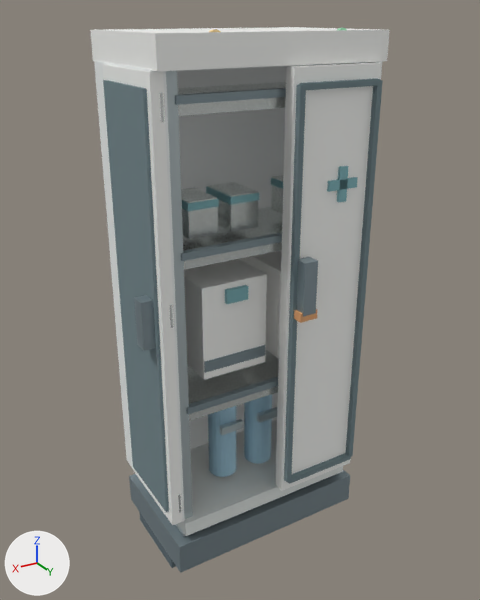
A saved change to the glTF model assets/equipment/mars_general_habitat_repack/models/emergency_supply_lockbox.glb.
Before and after are seen from a 50 mm camera at (1.059, 1.768, 1.763) aimed at (0.016, 0.028, 0.894). Lighting does not change. The marker at lower left points along +X, +Y and +Z. The picture after the commit comes second. Where no turn or scale is listed for an object, it has been applied to the vertices.

In view in the first picture: 'door_seal_rubber_gasket', 'floor_panel_warm_panel', 'left_door_white_painted', 'lower_frame_dark_alloy', 'rear_panel_white_ceramic', 'right_door_gasket_rubber_gasket', 'right_door_handle_dark_alloy', 'right_door_white_painted', 'right_skin_white_ceramic', 'roof_white_painted', 'shelves_satin_steel', 'structural_uprights_alloy', 'supply_modules_white_painted' and 12 more.
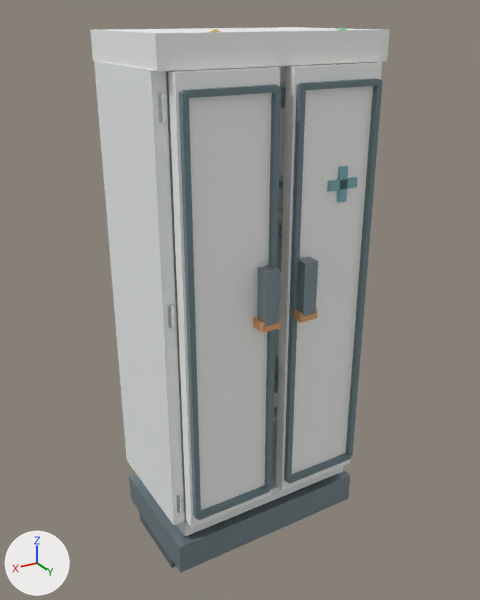
What changed in the scene script:
```text
Change me_right_door_white_painted:
    used by ob_right_door_white_painted; location = (0.0, 0.0, 0.0)
    remove me_right_door_white_painted.from_pydata(...)  # 8 vertices, 12 faces; spans x 0.339..0.375, y -0.119..0.203, z 0.245..1.635
    add me_right_door_white_painted.from_pydata(...)  # 8 vertices, 12 faces; spans x 0.023..0.327, y 0.207..0.245, z 0.245..1.635
    me_right_door_white_painted part 3: the whole mesh is rebuilt
Change me_right_door_handle_dark_alloy:
    used by ob_right_door_handle_dark_alloy; location = (0.0, 0.0, 0.0)
    remove me_right_door_handle_dark_alloy.from_pydata(...)  # 8 vertices, 12 faces; spans x 0.3625..0.4215, y 0.122..0.168, z 0.875..1.025
    add me_right_door_handle_dark_alloy.from_pydata(...)  # 8 vertices, 12 faces; spans x 0.0445..0.0915, y 0.254..0.298, z 0.925..1.095
    me_right_door_handle_dark_alloy part 1: 8 vertices removed from x 0.3625..0.4215, y 0.122..0.168, z 0.875..1.025
    me_right_door_handle_dark_alloy part 2: 8 vertices added at x 0.0445..0.0915, y 0.254..0.298, z 0.925..1.095, forming a box
Add me_right_door_seal_rubber_gasket:
    me_right_door_seal_rubber_gasket.from_pydata(...)  # a box spanning x 0.301..0.319, y 0.243..0.263, z 0.29..1.59; a box spanning x 0.031..0.049, y 0.243..0.263, z 0.29..1.59; a box spanning x 0.04..0.31, y 0.242..0.264, z 0.281..0.299; a box spanning x 0.04..0.31, y 0.242..0.264, z 1.576..1.594
    me_right_door_seal_rubber_gasket.materials.append(mat_rubber_gasket)  # greyish cyan #72868b
Add me_right_door_latch_orange:
    me_right_door_latch_orange.from_pydata(...)  # a box spanning x 0.0365..0.0995, y 0.244..0.296, z 0.9055..0.9345
    me_right_door_latch_orange.materials.append(mat_orange)  # orange #ecad76
Remove ob_right_door_gasket_rubber_gasket:
    ob_right_door_gasket_rubber_gasket = bpy.data.objects.new('right_door_gasket_rubber_gasket', me_right_door_gasket_rubber_gasket)
    ob_right_door_gasket_rubber_gasket.location = (0.0, 0.0, 0.0)
Add ob_right_door_seal_rubber_gasket:
    ob_right_door_seal_rubber_gasket = bpy.data.objects.new('right_door_seal_rubber_gasket', me_right_door_seal_rubber_gasket)
    ob_right_door_seal_rubber_gasket.location = (0.0, 0.0, 0.0)
Add ob_right_door_latch_orange:
    ob_right_door_latch_orange = bpy.data.objects.new('right_door_latch_orange', me_right_door_latch_orange)
    ob_right_door_latch_orange.location = (0.0, 0.0, 0.0)
```

What differs and where, as boxes (x1, y1, x2, y2) in the pictures (480 x 600 px; the box of a moved part takes in the faces that stretch with it):
'right_door_gasket_rubber_gasket', deleted: before (103, 80, 169, 512)
'right_door_seal_rubber_gasket', added: after (179, 84, 281, 520)
'right_door_latch_orange', added: after (253, 317, 281, 333)
part 1 of me_right_door_handle_dark_alloy, deleted: before (134, 295, 155, 351)
part 2 of me_right_door_handle_dark_alloy, added: after (257, 265, 280, 327)
part 3 of me_right_door_white_painted, moved or reshaped: before (103, 64, 182, 525); after (168, 67, 280, 528)
'right_skin_white_ceramic', unchanged, uncovered by the edit: (94, 61, 185, 525) in both
'rear_panel_white_ceramic', unchanged, covered by the edit: before (177, 65, 292, 449); after (178, 65, 292, 421)
'supply_modules_white_painted', unchanged, covered by the edit: before (184, 250, 282, 380); after (275, 250, 282, 358)
'shelves_satin_steel', unchanged, covered by the edit: before (178, 82, 286, 421); after (274, 82, 286, 393)
